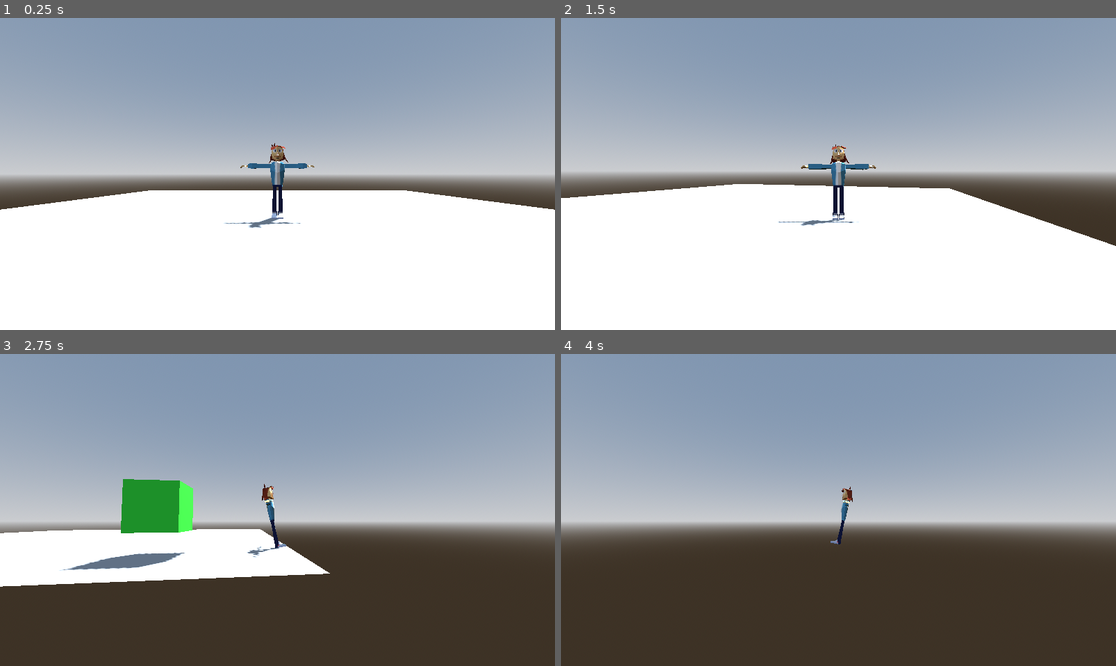
Above: before the commit, frames 1-4 (two rows, left to right).
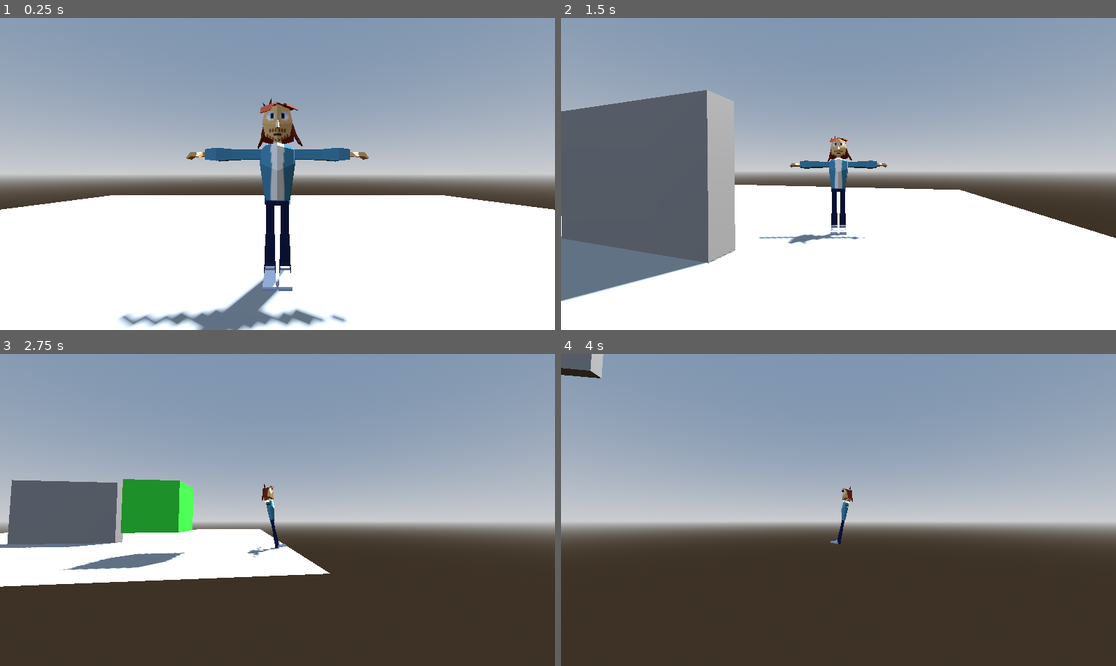
Above: after the commit, the same moments.

Repository: UltraWobbles/TripleHeroT
Game: Godot game, scene res://Scenes/scene_1.tscn
Same seed, same stepped clock (60 frames per second), same inputs: the game is played once before the commit and once after it.
Inputs (mouse positions are in pixels of both pictures, inside the frame that each line leads up to):
- Up to frame 1 (0.25 s): no input
- Up to frame 2 (1.5 s): tap Enter (ui_accept) at 0.5, 0.77 s; move the mouse to (866, 174) at 0.52 s; hold D (right) 0.53-1.28 s; tap W (foward) at 0.6 s; move the mouse to (810, 174) at 1.27 s; hold S (back) from 1.28 s (still down); click (810, 174) at 1.35 s
- Up to frame 3 (2.75 s): tap Enter (ui_accept) at 1.52 s; move the mouse to (288, 503) at 2.02 s; release S (back) at 2.03 s; hold D (right) from 2.03 s (still down); hold Tab (toggle_mouse_capture) from 2.03 s (still down)
- Up to frame 4 (4 s): move the mouse to (810, 572) at 2.77 s; release Tab (toggle_mouse_capture) at 2.78 s; tap Mouse wheel down (wheel_down) at 2.85 s; tap Enter (ui_accept) at 3.02, 3.77 s; move the mouse to (1005, 556) at 3.52 s; release D (right) at 3.53 s; hold A (left) from 3.53 s (still down); hold Mouse wheel up (wheel_up) from 3.53 s (still down)

The runs differ from the first frame. In frame 1, 6.6% of the frame differs, in the area x 20-80%, y 25-100%; in frame 2, 19%, in the area x 0-100%, y 23-92%; in frame 3, 4.1%; in frame 4, 0.5%.

Commit message:
Added Enemy
Enemy Test

Diff:
--- /dev/null
+++ b/hero-game/Characters/test_enemy.tscn
@@ -0,0 +1,19 @@
+[gd_scene format=3 uid="uid://d0xleyciks66b"]
+
+[sub_resource type="CapsuleMesh" id="CapsuleMesh_tmf4i"]
+
+[sub_resource type="StandardMaterial3D" id="StandardMaterial3D_obt0u"]
+albedo_color = Color(0.8913317, 0, 0.010962164, 1)
+
+[sub_resource type="CapsuleShape3D" id="CapsuleShape3D_x3ej8"]
+
+[node name="Test_Enemy" type="CharacterBody3D" unique_id=50755963]
+
+[node name="MeshInstance3D" type="MeshInstance3D" parent="." unique_id=1787794867]
+mesh = SubResource("CapsuleMesh_tmf4i")
+surface_material_override/0 = SubResource("StandardMaterial3D_obt0u")
+
+[node name="CollisionShape3D" type="CollisionShape3D" parent="." unique_id=1892160541]
+shape = SubResource("CapsuleShape3D_x3ej8")
+
+[node name="NavigationAgent3D" type="NavigationAgent3D" parent="." unique_id=352869758]
--- a/hero-game/Scenes/scene_1.tscn
+++ b/hero-game/Scenes/scene_1.tscn
@@ -15,10 +15,15 @@
 sky = SubResource("Sky_n8be1")
 tonemap_mode = 2
 
-[sub_resource type="PlaneMesh" id="PlaneMesh_n8be1"]
+[sub_resource type="NavigationMesh" id="NavigationMesh_n8be1"]
+vertices = PackedVector3Array(-7.48584, 0.4814453, 1.8115234, -0.73583984, 0.4814453, 1.8115234, -0.73583984, 0.4814453, -7.4384766, -7.48584, 0.4814453, -7.4384766, 5.76416, 0.4814453, 4.8115234, 6.01416, 0.4814453, 5.3115234, 7.51416, 0.4814453, 5.3115234, 2.7641602, 0.4814453, 2.0615234, 3.0141602, 0.4814453, 3.3115234, 4.26416, 0.4814453, 4.8115234, -0.73583984, 0.4814453, 2.0615234, 7.51416, 0.4814453, -7.4384766, -1.2358398, 0.4814453, 2.3115234, 2.7641602, 0.4814453, 3.8115234, 3.7641602, 0.4814453, 5.0615234, -0.98583984, 0.4814453, 3.8115234, -7.48584, 0.4814453, 7.5615234, 4.01416, 0.4814453, 7.0615234, 5.76416, 0.4814453, 7.0615234, 7.51416, 0.4814453, 7.5615234)
+polygons = [PackedInt32Array(3, 2, 0), PackedInt32Array(0, 2, 1), PackedInt32Array(6, 5, 4), PackedInt32Array(8, 7, 9), PackedInt32Array(9, 7, 4), PackedInt32Array(7, 10, 1), PackedInt32Array(7, 1, 2), PackedInt32Array(4, 7, 6), PackedInt32Array(6, 7, 11), PackedInt32Array(11, 7, 2), PackedInt32Array(10, 12, 1), PackedInt32Array(1, 12, 0), PackedInt32Array(14, 13, 9), PackedInt32Array(9, 13, 8), PackedInt32Array(0, 15, 16), PackedInt32Array(16, 15, 17), PackedInt32Array(5, 6, 18), PackedInt32Array(18, 6, 19), PackedInt32Array(0, 12, 15), PackedInt32Array(14, 17, 13), PackedInt32Array(13, 17, 15), PackedInt32Array(18, 19, 17), PackedInt32Array(17, 19, 16)]
+agent_height = 5.0
 
-[sub_resource type="BoxShape3D" id="BoxShape3D_tp648"]
-size = Vector3(15.97168, 0.037109375, 15.876953)
+[sub_resource type="BoxShape3D" id="BoxShape3D_0jpfo"]
+size = Vector3(3.0097656, 2.003662, 0.4013672)
+
+[sub_resource type="BoxMesh" id="BoxMesh_cruhp"]
 
 [sub_resource type="BoxMesh" id="BoxMesh_k3vav"]
 
@@ -26,6 +31,11 @@
 albedo_color = Color(0.22745098, 0.9098039, 0.25882354, 1)
 
 [sub_resource type="BoxShape3D" id="BoxShape3D_rxb0p"]
+
+[sub_resource type="PlaneMesh" id="PlaneMesh_n8be1"]
+
+[sub_resource type="BoxShape3D" id="BoxShape3D_tp648"]
+size = Vector3(15.97168, 0.037109375, 15.876953)
 
 [node name="scene1" type="Node3D" unique_id=1626793704]
 
@@ -36,25 +46,38 @@
 [node name="WorldEnvironment" type="WorldEnvironment" parent="." unique_id=1115181195]
 environment = SubResource("Environment_tp648")
 
-[node name="Floor" type="StaticBody3D" parent="." unique_id=196712376]
+[node name="Player" parent="." unique_id=1794736719 instance=ExtResource("2_tp648")]
+transform = Transform3D(1, 0, 0, 0, 1, 0, 0, 0, 1, 0, 1, 0)
 
-[node name="MeshInstance3D" type="MeshInstance3D" parent="Floor" unique_id=734030149]
+[node name="NavigationRegion3D" type="NavigationRegion3D" parent="." unique_id=1753444708]
+navigation_mesh = SubResource("NavigationMesh_n8be1")
+
+[node name="StaticBody3D2" type="StaticBody3D" parent="NavigationRegion3D" unique_id=1134464732]
+transform = Transform3D(1, 0, 0, 0, 1, 0, 0, 0, 1, 1, 1, 3)
+
+[node name="CollisionShape3D" type="CollisionShape3D" parent="NavigationRegion3D/StaticBody3D2" unique_id=747984877]
+shape = SubResource("BoxShape3D_0jpfo")
+
+[node name="MeshInstance3D" type="MeshInstance3D" parent="NavigationRegion3D/StaticBody3D2" unique_id=31101798]
+transform = Transform3D(3, 0, 0, 0, 2, 0, 0, 0, 0.39999998, 0, 0, 0)
+mesh = SubResource("BoxMesh_cruhp")
+
+[node name="StaticBody3D" type="StaticBody3D" parent="NavigationRegion3D" unique_id=1284196340]
+transform = Transform3D(1, 0, 0, 0, 1, 0, 0, 0, 1, 5, 1, 6)
+script = ExtResource("6_3pxkc")
+
+[node name="MeshInstance3D" type="MeshInstance3D" parent="NavigationRegion3D/StaticBody3D" unique_id=19672449]
+mesh = SubResource("BoxMesh_k3vav")
+surface_material_override/0 = SubResource("StandardMaterial3D_3pxkc")
+
+[node name="CollisionShape3D" type="CollisionShape3D" parent="NavigationRegion3D/StaticBody3D" unique_id=1251065568]
+shape = SubResource("BoxShape3D_rxb0p")
+
+[node name="Floor" type="StaticBody3D" parent="NavigationRegion3D" unique_id=196712376]
+
+[node name="MeshInstance3D" type="MeshInstance3D" parent="NavigationRegion3D/Floor" unique_id=734030149]
 transform = Transform3D(7.934295, 0, 0, 0, 1, 0, 0, 0, 7.934295, 0, 0, 0)
 mesh = SubResource("PlaneMesh_n8be1")
 
-[node name="CollisionShape3D" type="CollisionShape3D" parent="Floor" unique_id=1823912469]
+[node name="CollisionShape3D" type="CollisionShape3D" parent="NavigationRegion3D/Floor" unique_id=1823912469]
 shape = SubResource("BoxShape3D_tp648")
-
-[node name="Player" parent="." unique_id=1794736719 instance=ExtResource("2_tp648")]
-transform = Transform3D(1, 0, 0, 0, 1, 0, 0, 0, 1, 0, 1, 0)
-
-[node name="StaticBody3D" type="StaticBody3D" parent="." unique_id=1284196340]
-transform = Transform3D(1, 0, 0, 0, 1, 0, 0, 0, 1, 5, 1, 6)
-script = ExtResource("6_3pxkc")
-
-[node name="MeshInstance3D" type="MeshInstance3D" parent="StaticBody3D" unique_id=19672449]
-mesh = SubResource("BoxMesh_k3vav")
-surface_material_override/0 = SubResource("StandardMaterial3D_3pxkc")
-
-[node name="CollisionShape3D" type="CollisionShape3D" parent="StaticBody3D" unique_id=1251065568]
-shape = SubResource("BoxShape3D_rxb0p")
